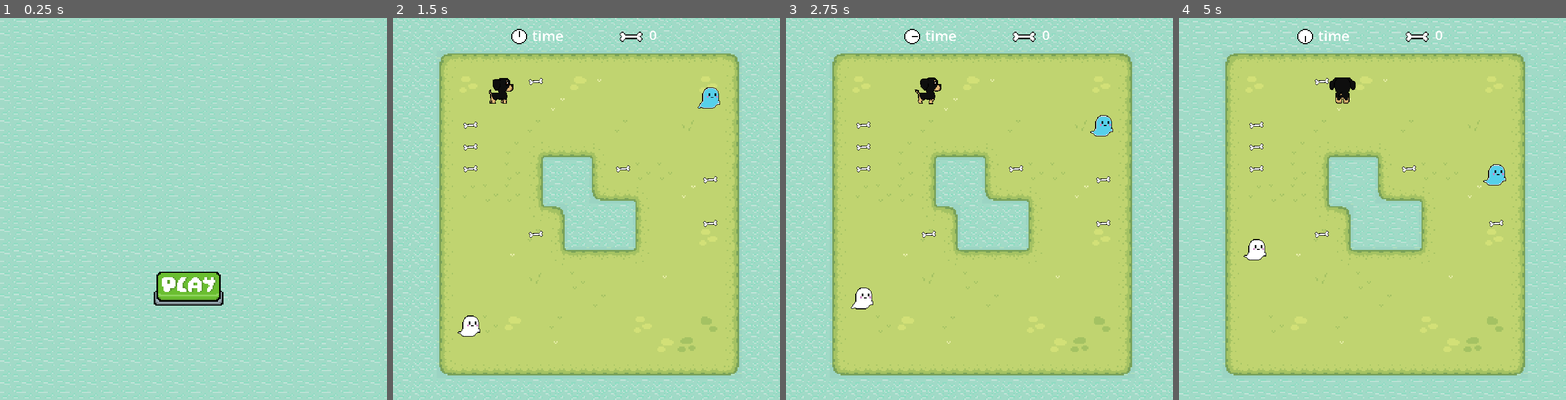
Above: before the commit, frames 1-4 (left to right).
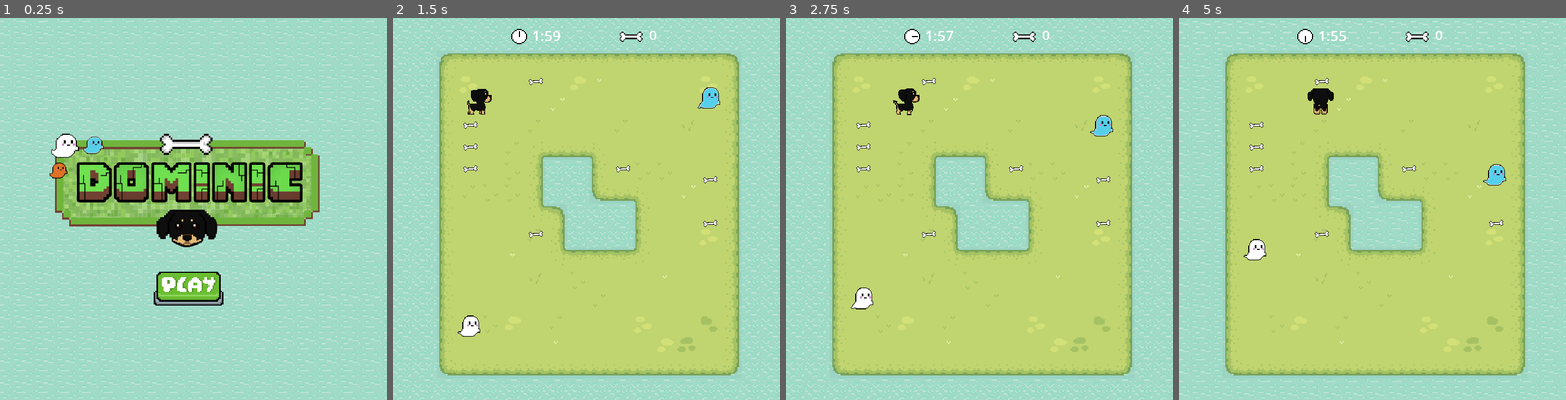
Above: after the commit, the same moments.

Repository: BeatrizPat/Dominic
Game: Godot game, scene res://level/opening_scene.tscn
The game is run twice, just before and just after one commit, with the same random seed, the same clock (stepped at 60 frames per second) and the same inputs.
Inputs (mouse positions are in pixels of both pictures, inside the frame that each line leads up to):
- Up to frame 1 (0.25 s): no input
- Up to frame 2 (1.5 s): click (582, 289) at 0.5 s; hold D (right) from 1.28 s (still down)
- Up to frame 3 (2.75 s): release D (right) at 2.03 s; hold S (down) from 2.03 s (still down)
- Up to frame 4 (5 s): release S (down) at 2.78 s; hold D (right) 2.78-3.53 s; hold W (up) 3.53-4.28 s; hold A (left) from 4.28 s (still down)

The runs differ from the first frame. In frame 1, 16% of the frame differs, in the area x 12-83%, y 30-60%; in frame 2, 0.7%; in frame 3, 0.7%; in frame 4, 0.8%.

Commit message:
tela inicial e game over por colisão

Diff:
--- a/level/end_scene.tscn
+++ b/level/end_scene.tscn
@@ -1,6 +1,7 @@
-[gd_scene load_steps=4 format=3 uid="uid://bqvs7406kb8d1"]
+[gd_scene load_steps=5 format=3 uid="uid://bqvs7406kb8d1"]
 
 [ext_resource type="Texture2D" uid="uid://bi7rlcng1c4nv" path="res://assets/tilemap/water/water_animated.png" id="1_yr8x7"]
+[ext_resource type="Texture2D" uid="uid://tjcak563spi2" path="res://assets/end_scene/4.png" id="2_6gar6"]
 
 [sub_resource type="TileSetAtlasSource" id="TileSetAtlasSource_rxhrd"]
 texture = ExtResource("1_yr8x7")
@@ -24,3 +25,12 @@
 tile_set = SubResource("TileSet_s1llw")
 format = 2
 layer_0/tile_data = PackedInt32Array(0, 0, 0, 65536, 0, 0, 131072, 0, 0, 196608, 0, 0, 262144, 0, 0, 327680, 0, 0, 3932 …(6396 unchanged characters)…
+
+[node name="TextureRect" type="TextureRect" parent="."]
+layout_mode = 0
+offset_left = 35.0
+offset_top = 42.0
+offset_right = 1115.0
+offset_bottom = 1122.0
+scale = Vector2(0.191038, 0.184415)
+texture = ExtResource("2_6gar6")
--- a/level/game_level.gd
+++ b/level/game_level.gd
@@ -1,18 +1,36 @@
 extends Node2D
 
 @onready var score_label := $Control/score as Label
+@onready var timer_label := $Control/time as Label
+@onready var timer := $Timer
 var score := 0
-# Called when the node enters the scene tree for the first time.
+var tempo_restante := 0
+var label_timer
+
 func _ready():
 	add_to_group("global")
 	score_label.text = str(int(score))
+	tempo_restante = int(timer.get_time_left())
+	label_timer = str(tempo_restante)
+	timer.start()
 
 
-# Called every frame. 'delta' is the elapsed time since the previous frame.
 func _process(delta):
-	pass
+	tempo_restante = timer.get_time_left()
+	update_timer_label(tempo_restante)
 
 func pontuacao_update():
 	print("update")
 	score += 1
 	score_label.text = str(int(score))
+
+func update_timer_label(time):
+		label_timer = str(time/60, ":", time%60)
+		timer_label.text = label_timer
+
+func _on_timer_timeout():
+	print("game over timer")
+	get_tree().call_group("global", "game_over")
+
+func game_over_scene():
+	get_tree().change_scene_to_file("res://level/end_scene.tscn")
--- a/level/game_level.tscn
+++ b/level/game_level.tscn
@@ -295,7 +295,7 @@
 
 [node name="DogPlayer" parent="." instance=ExtResource("1_s4lu3")]
 z_index = 2
-position = Vector2(56, 49)
+position = Vector2(56, 64)
 starting_direction = Vector2(0, 1)
 
 [node name="TileMap" type="TileMap" parent="."]
@@ -379,4 +379,9 @@
 offset_right = -62.0
 offset_bottom = 21.0
 
+[node name="Timer" type="Timer" parent="."]
+wait_time = 120.0
+
+[connection signal="timeout" from="Timer" to="." method="_on_timer_timeout"]
+
 [editable path="Control"]
--- a/level/opening_scene.tscn
+++ b/level/opening_scene.tscn
@@ -1,9 +1,10 @@
-[gd_scene load_steps=7 format=3 uid="uid://dn0fip6a3shw5"]
+[gd_scene load_steps=8 format=3 uid="uid://dn0fip6a3shw5"]
 
 [ext_resource type="Script" path="res://level/opening_scene.gd" id="1_57rhg"]
 [ext_resource type="Texture2D" uid="uid://c6y0mq5ks2ggf" path="res://assets/buttons/botao.png" id="2_fd2xf"]
 [ext_resource type="Texture2D" uid="uid://dfm03ax0sdxgr" path="res://assets/buttons/botao_hover.png" id="3_f65ao"]
 [ext_resource type="Texture2D" uid="uid://bi7rlcng1c4nv" path="res://assets/tilemap/water/water_animated.png" id="4_p8o64"]
+[ext_resource type="Texture2D" uid="uid://branss2btembu" path="res://assets/begin_scene/1.png" id="5_tl2ih"]
 
 [sub_resource type="TileSetAtlasSource" id="TileSetAtlasSource_5247w"]
 texture = ExtResource("4_p8o64")
@@ -25,7 +26,7 @@
 script = ExtResource("1_57rhg")
 
 [node name="TextureButton" type="TextureButton" parent="."]
-z_index = 1
+z_index = 3
 layout_mode = 2
 offset_left = 111.0
 offset_top = 186.0
@@ -39,4 +40,13 @@
 format = 2
 layer_0/tile_data = PackedInt32Array(0, 0, 0, 65536, 0, 0, 131072, 0, 0, 196608, 0, 0, 262144, 0, 0, 327680, 0, 0, 3932 …(4638 unchanged characters)…
 
+[node name="TextureRect" type="TextureRect" parent="."]
+layout_mode = 0
+offset_left = 12.0
+offset_top = 68.0
+offset_right = 1092.0
+offset_bottom = 574.0
+scale = Vector2(0.229104, 0.229104)
+texture = ExtResource("5_tl2ih")
+
 [connection signal="pressed" from="TextureButton" to="." method="_on_texture_button_pressed"]
--- a/player/dog_player.gd
+++ b/player/dog_player.gd
@@ -13,17 +13,20 @@
 var moving = false
 var game_over_flag = false
 var animation_speed = 2
+var current_direction
 
 # Inicializa a direção do player e ajusta posição centralizado na tile
 func _ready():
+	add_to_group("global")
 	animation_tree.active = true
 	update_animation_parameters(starting_direction)
 	state_machine.travel("idle")
-	position = position.snapped(Vector2.ONE * tile_size)
-	position += Vector2.ONE * tile_size/2
+	#position = position.snapped(Vector2.ONE * tile_size)
+	#position += Vector2.ONE * tile_size/2
 
 func _process(delta):
 	if (not moving) and (not game_over_flag): state_machine.travel("idle")
+	#print(state_machine.get_current_node())
 
 # Recebe os eventos de teclado
 func _unhandled_input(event):
@@ -32,6 +35,7 @@
 	for dir in inputs.keys():
 		if event.is_action(dir):
 			move(dir)
+			current_direction = dir
 
 # Função de movimentação do player
 func move(dir):
@@ -66,9 +70,14 @@
 	print("gameover")
 	game_over_flag = true
 	set_process_input(false)
-	update_animation_parameters(starting_direction)
-	state_machine.travel("over_front")
-	await animation_player.animation_finished
+	state_machine.travel("End")
+	print(current_direction)
+	var animation_name = "over_"+current_direction
+	print(animation_name)
+	animation_player.play(animation_name)
+	#animation_tree.set("parameters/game over/blend_position", current_direction)
+	await 500
 
 func animation_game_over_finished():
-	get_tree().change_scene_to_file("res://level/end_scene.tscn")
+	print("change scene")
+	get_tree().call_group("global", "game_over_scene")
--- a/player/dog_player.tscn
+++ b/player/dog_player.tscn
@@ -89,8 +89,76 @@
 "values": [4, 5]
 }
 
-[sub_resource type="Animation" id="Animation_s1rp3"]
-resource_name = "over_front"
+[sub_resource type="Animation" id="Animation_f1vob"]
+resource_name = "walk_down"
+length = 0.6
+loop_mode = 1
+tracks/0/type = "value"
+tracks/0/imported = false
+tracks/0/enabled = true
+tracks/0/path = NodePath("Sprite2D:frame")
+tracks/0/interp = 1
+tracks/0/loop_wrap = true
+tracks/0/keys = {
+"times": PackedFloat32Array(4.47035e-08, 0.28),
+"transitions": PackedFloat32Array(1, 1),
+"update": 1,
+"values": [2, 3]
+}
+
+[sub_resource type="Animation" id="Animation_u7iqs"]
+resource_name = "walk_left"
+length = 0.6
+loop_mode = 1
+tracks/0/type = "value"
+tracks/0/imported = false
+tracks/0/enabled = true
+tracks/0/path = NodePath("Sprite2D:frame")
+tracks/0/interp = 1
+tracks/0/loop_wrap = true
+tracks/0/keys = {
+"times": PackedFloat32Array(0.00999995, 0.28),
+"transitions": PackedFloat32Array(1, 1),
+"update": 1,
+"values": [10, 11]
+}
+
+[sub_resource type="Animation" id="Animation_bwn1l"]
+resource_name = "walk_right"
+length = 0.6
+loop_mode = 1
+tracks/0/type = "value"
+tracks/0/imported = false
+tracks/0/enabled = true
+tracks/0/path = NodePath("Sprite2D:frame")
+tracks/0/interp = 1
+tracks/0/loop_wrap = true
+tracks/0/keys = {
+"times": PackedFloat32Array(0.0100001, 0.29),
+"transitions": PackedFloat32Array(1, 1),
+"update": 1,
+"values": [14, 15]
+}
+
+[sub_resource type="Animation" id="Animation_iihrk"]
+resource_name = "walk_up"
+length = 0.6
+loop_mode = 1
+tracks/0/type = "value"
+tracks/0/imported = false
+tracks/0/enabled = true
+tracks/0/path = NodePath("Sprite2D:frame")
+tracks/0/interp = 1
+tracks/0/loop_wrap = true
+tracks/0/keys = {
+"times": PackedFloat32Array(5.96046e-08, 0.28),
+"transitions": PackedFloat32Array(1, 1),
+"update": 1,
+"values": [6, 7]
+}
+
+[sub_resource type="Animation" id="Animation_88v76"]
+resource_name = "over_left"
 length = 2.5
 tracks/0/type = "value"
 tracks/0/imported = false
@@ -99,10 +167,10 @@
 tracks/0/interp = 1
 tracks/0/loop_wrap = true
 tracks/0/keys = {
-"times": PackedFloat32Array(0, 0.5, 1, 1.5),
+"times": PackedFloat32Array(0.1, 0.6, 1.1, 1.6),
 "transitions": PackedFloat32Array(1, 1, 1, 1),
 "update": 1,
-"values": [0, 16, 17, 18]
+"values": [8, 22, 23, 24]
 }
 tracks/1/type = "method"
 tracks/1/imported = false
@@ -119,72 +187,94 @@
 }]
 }
 
-[sub_resource type="Animation" id="Animation_f1vob"]
-resource_name = "walk_down"
-length = 0.6
-loop_mode = 1
-tracks/0/type = "value"
-tracks/0/imported = false
-tracks/0/enabled = true
-tracks/0/path = NodePath("Sprite2D:frame")
-tracks/0/interp = 1
-tracks/0/loop_wrap = true
-tracks/0/keys = {
-"times": PackedFloat32Array(4.47035e-08, 0.28),
-"transitions": PackedFloat32Array(1, 1),
-"update": 1,
-"values": [2, 3]
-}
-
-[sub_resource type="Animation" id="Animation_u7iqs"]
-resource_name = "walk_left"
-length = 0.6
-loop_mode = 1
-tracks/0/type = "value"
-tracks/0/imported = false
-tracks/0/enabled = true
-tracks/0/path = NodePath("Sprite2D:frame")
-tracks/0/interp = 1
-tracks/0/loop_wrap = true
-tracks/0/keys = {
-"times": PackedFloat32Array(0.00999995, 0.28),
-"transitions": PackedFloat32Array(1, 1),
-"update": 1,
-"values": [10, 11]
-}
-
-[sub_resource type="Animation" id="Animation_bwn1l"]
-resource_name = "walk_right"
-length = 0.6
-loop_mode = 1
-tracks/0/type = "value"
-tracks/0/imported = false
-tracks/0/enabled = true
-tracks/0/path = NodePath("Sprite2D:frame")
-tracks/0/interp = 1
-tracks/0/loop_wrap = true
-tracks/0/keys = {
-"times": PackedFloat32Array(0.0100001, 0.29),
-"transitions": PackedFloat32Array(1, 1),
-"update": 1,
-"values": [14, 15]
-}
-
-[sub_resource type="Animation" id="Animation_iihrk"]
-resource_name = "walk_up"
-length = 0.6
-loop_mode = 1
-tracks/0/type = "value"
-tracks/0/imported = false
-tracks/0/enabled = true
-tracks/0/path = NodePath("Sprite2D:frame")
-tracks/0/interp = 1
-tracks/0/loop_wrap = true
-tracks/0/keys = {
-"times": PackedFloat32Array(5.96046e-08, 0.28),
-"transitions": PackedFloat32Array(1, 1),
-"update": 1,
-"values": [6, 7]
+[sub_resource type="Animation" id="Animation_vlw6u"]
+resource_name = "over_right"
+length = 2.5
+tracks/0/type = "value"
+tracks/0/imported = false
+tracks/0/enabled = true
+tracks/0/path = NodePath("Sprite2D:frame")
+tracks/0/interp = 1
+tracks/0/loop_wrap = true
+tracks/0/keys = {
+"times": PackedFloat32Array(0.1, 0.6, 1.1, 1.6),
+"transitions": PackedFloat32Array(1, 1, 1, 1),
+"update": 1,
+"values": [13, 25, 26, 27]
+}
+tracks/1/type = "method"
+tracks/1/imported = false
+tracks/1/enabled = true
+tracks/1/path = NodePath(".")
+tracks/1/interp = 1
+tracks/1/loop_wrap = true
+tracks/1/keys = {
+"times": PackedFloat32Array(2.1),
+"transitions": PackedFloat32Array(1),
+"values": [{
+"args": [],
+"method": &"animation_game_over_finished"
+}]
+}
+
+[sub_resource type="Animation" id="Animation_s1rp3"]
+resource_name = "over_down"
+length = 2.5
+tracks/0/type = "value"
+tracks/0/imported = false
+tracks/0/enabled = true
+tracks/0/path = NodePath("Sprite2D:frame")
+tracks/0/interp = 1
+tracks/0/loop_wrap = true
+tracks/0/keys = {
+"times": PackedFloat32Array(0, 0.5, 1, 1.5),
+"transitions": PackedFloat32Array(1, 1, 1, 1),
+"update": 1,
+"values": [0, 16, 17, 18]
+}
+tracks/1/type = "method"
+tracks/1/imported = false
+tracks/1/enabled = true
+tracks/1/path = NodePath(".")
+tracks/1/interp = 1
+tracks/1/loop_wrap = true
+tracks/1/keys = {
+"times": PackedFloat32Array(2.2),
+"transitions": PackedFloat32Array(1),
+"values": [{
+"args": [],
+"method": &"animation_game_over_finished"
+}]
+}
+
+[sub_resource type="Animation" id="Animation_iljqh"]
+resource_name = "over_up"
+length = 2.5
+tracks/0/type = "value"
+tracks/0/imported = false
+tracks/0/enabled = true
+tracks/0/path = NodePath("Sprite2D:frame")
+tracks/0/interp = 1
+tracks/0/loop_wrap = true
+tracks/0/keys = {
+"times": PackedFloat32Array(0.1, 0.6, 1.1, 1.6),
+"transitions": PackedFloat32Array(1, 1, 1, 1),
+"update": 1,
+"values": [7, 19, 20, 21]
+}
+tracks/1/type = "method"
+tracks/1/imported = false
+tracks/1/enabled = true
+tracks/1/path = NodePath(".")
+tracks/1/interp = 1
+tracks/1/loop_wrap = true
+tracks/1/keys = {
+"times": PackedFloat32Array(2.3),
+"transitions": PackedFloat32Array(1),
+"values": [{
+"args": [],
+"method": &"animation_game_over_finished"
+}]
 }
 
 [sub_resource type="AnimationLibrary" id="AnimationLibrary_sdsrd"]
@@ -194,12 +284,40 @@
 "idle_left": SubResource("Animation_hlsiu"),
 "idle_right": SubResource("Animation_eoch2"),
 "idle_up": SubResource("Animation_nbnch"),
-"over_front": SubResource("Animation_s1rp3"),
+"over_down": SubResource("Animation_s1rp3"),
+"over_left": SubResource("Animation_88v76"),
+"over_right": SubResource("Animation_vlw6u"),
+"over_up": SubResource("Animation_iljqh"),
 "walk_down": SubResource("Animation_f1vob"),
 "walk_left": SubResource("Animation_u7iqs"),
 "walk_right": SubResource("Animation_bwn1l"),
 "walk_up": SubResource("Animation_iihrk")
 }
+
+[sub_resource type="AnimationNodeAnimation" id="AnimationNodeAnimation_slrrw"]
+animation = &"over_up"
+
+[sub_resource type="AnimationNodeAnimation" id="AnimationNodeAnimation_t8boc"]
+animation = &"over_down"
+
+[sub_resource type="AnimationNodeAnimation" id="AnimationNodeAnimation_h7imr"]
+animation = &"over_right"
+
+[sub_resource type="AnimationNodeAnimation" id="AnimationNodeAnimation_dbjrt"]
+animation = &"over_left"
+
+[sub_resource type="AnimationNodeBlendSpace2D" id="AnimationNodeBlendSpace2D_hsqht"]
+blend_point_0/node = SubResource("AnimationNodeAnimation_slrrw")
+blend_point_0/pos = Vector2(0, 1)
+blend_point_1/node = SubResource("AnimationNodeAnimation_t8boc")
+blend_point_1/pos = Vector2(0, -0.9)
+blend_point_2/node = SubResource("AnimationNodeAnimation_h7imr")
+blend_point_2/pos = Vector2(1, 0)
+blend_point_3/node = SubResource("AnimationNodeAnimation_dbjrt")
+blend_point_3/pos = Vector2(-1, 0)
+min_space = Vector2(-1, -1.1)
+max_space = Vector2(1, 1.1)
+blend_mode = 1
 
 [sub_resource type="AnimationNodeAnimation" id="AnimationNodeAnimation_6ujvd"]
 animation = &"idle_down"
@@ -226,9 +344,6 @@
 max_space = Vector2(1, 1.1)
 blend_mode = 1
 
-[sub_resource type="AnimationNodeAnimation" id="AnimationNodeAnimation_tmgwm"]
-animation = &"over_front"
-
 [sub_resource type="AnimationNodeAnimation" id="AnimationNodeAnimation_eeolg"]
 animation = &"walk_down"
 
@@ -263,23 +378,19 @@
 [sub_resource type="AnimationNodeStateMachineTransition" id="AnimationNodeStateMachineTransition_rnvvi"]
 advance_mode = 0
 
-[sub_resource type="AnimationNodeStateMachineTransition" id="AnimationNodeStateMachineTransition_83k3g"]
+[sub_resource type="AnimationNodeStateMachineTransition" id="AnimationNodeStateMachineTransition_3elh5"]
 switch_mode = 2
-
-[sub_resource type="AnimationNodeStateMachineTransition" id="AnimationNodeStateMachineTransition_dktaf"]
-switch_mode = 2
-advance_mode = 0
 
 [sub_resource type="AnimationNodeStateMachine" id="AnimationNodeStateMachine_46la2"]
 states/End/position = Vector2(688.889, 143.654)
 states/Start/position = Vector2(209.333, 100.512)
+"states/game over/node" = SubResource("AnimationNodeBlendSpace2D_hsqht")
+"states/game over/position" = Vector2(466.333, 206.333)
 states/idle/node = SubResource("AnimationNodeBlendSpace2D_b5f6a")
 states/idle/position = Vector2(310.667, 101.447)
-states/over_front/node = SubResource("AnimationNodeAnimation_tmgwm")
-states/over_front/position = Vector2(452.111, 241)
 states/walk/node = SubResource("AnimationNodeBlendSpace2D_jd33c")
 states/walk/position = Vector2(453.334, 100.808)
-transitions = ["Start", "idle", SubResource("AnimationNodeSt …(147 unchanged characters)… tateMachineTransition_rnvvi"), "idle", "over_front", SubResource("AnimationNodeStateMachineTransition_83k3g"), "over_front", "End", SubResource("AnimationNodeStateMachineTransition_dktaf")]
+transitions = ["Start", "idle", SubResource("AnimationNodeSt …(147 unchanged characters)… tateMachineTransition_rnvvi"), "idle", "End", SubResource("AnimationNodeStateMachineTransition_3elh5")]
 graph_offset = Vector2(1, 23)
 
 [node name="DogPlayer" type="CharacterBody2D"]
@@ -308,6 +419,7 @@
 [node name="AnimationTree" type="AnimationTree" parent="."]
 tree_root = SubResource("AnimationNodeStateMachine_46la2")
 anim_player = NodePath("../AnimationPlayer")
+"parameters/game over/blend_position" = Vector2(0, 0)
 parameters/idle/blend_position = Vector2(0, 0)
 parameters/walk/blend_position = Vector2(0, 0)
 
Binary file added: assets/begin_scene/1.png
Not shown, added: assets/begin_scene/1.png.import
Binary file added: assets/begin_scene/2.png
Not shown, added: assets/begin_scene/2.png.import
Binary file added: assets/begin_scene/3.png
Not shown, added: assets/begin_scene/3.png.import
Binary file added: assets/end_scene/4.png
Not shown, added: assets/end_scene/4.png.import
Binary file added: assets/end_scene/5.png
Not shown, added: assets/end_scene/5.png.import
Not shown: 1 places in player/dog_player.tscn that only renumber resources
